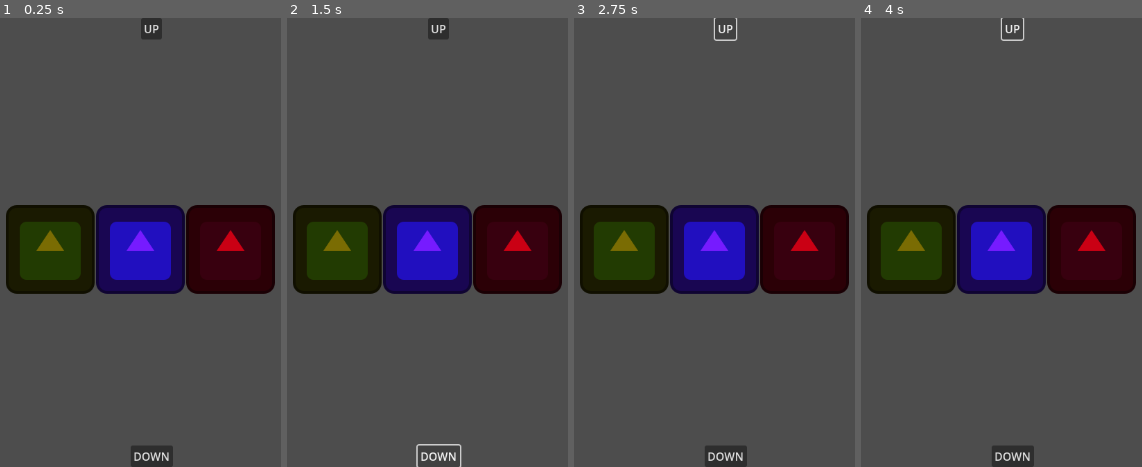
Above: before the commit, frames 1-4 (left to right).
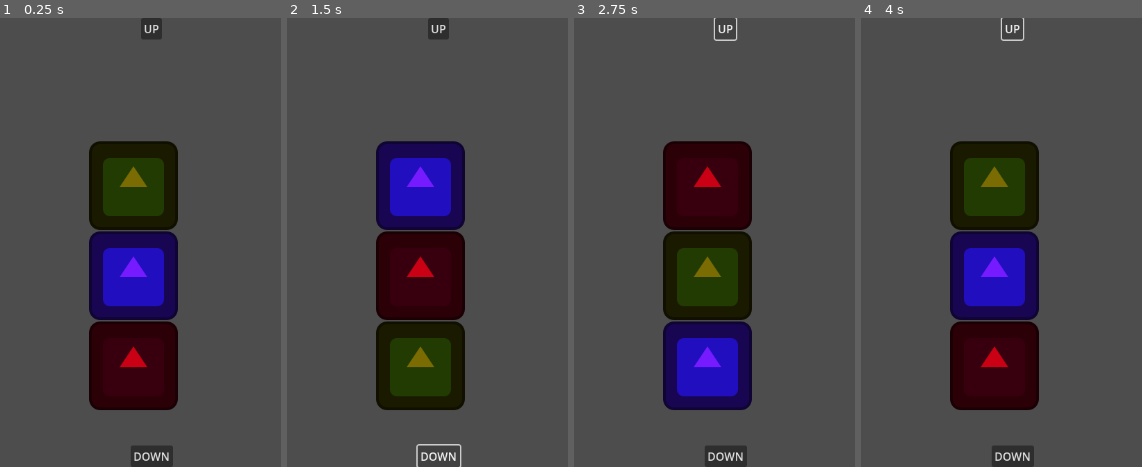
Above: after the commit, the same moments.

Repository: needJobCoder/mazeGame
Game: Godot game, scene res://Scenes/verticalbar.tscn
Same seed, same stepped clock (60 frames per second), same inputs: the game is played once before the commit and once after it. The engine's default icon, where the game draws it, is replaced by a stand-in: a white triangle on a blue panel in a dark square.
Inputs:
- Up to frame 1 (0.25 s): no input
- Up to frame 2 (1.5 s): click "UP" at 0.5 s; click "DOWN" at 1.25 s
- Up to frame 3 (2.75 s): click "UP" at 2 s
- Up to frame 4 (4 s): click "DOWN" at 2.75 s; click "UP" at 3.5 s

The runs differ from the first frame. In frame 1, 30% of the frame differs, in the area x 2-98%, y 27-88%; in frame 2, 31%; in frame 3, 31%; in frame 4, 30%.

Commit message:
Revert "vertical bar done"

Diff:
--- a/Scenes/horizontalbar.tscn
+++ /dev/null
@@ -1,93 +0,0 @@
-[gd_scene load_steps=4 format=3 uid="uid://dmpf3huieviaj"]
-
-[ext_resource type="Script" path="res://Scripts/Verticalbar.gd" id="1_jk8mc"]
-[ext_resource type="Texture2D" uid="uid://dtgs80quoqera" path="res://icon.svg" id="2_mfrem"]
-
-[sub_resource type="RectangleShape2D" id="RectangleShape2D_871im"]
-size = Vector2(125, 124)
-
-[node name="Verticalbar" type="Node2D"]
-position = Vector2(554, 315)
-script = ExtResource("1_jk8mc")
-
-[node name="1" type="Node2D" parent="."]
-position = Vector2(14, -19)
-metadata/_edit_group_ = true
-
-[node name="StaticBody2D" type="StaticBody2D" parent="1"]
-
-[node name="Sprite2D" type="Sprite2D" parent="1/StaticBody2D"]
-modulate = Color(0.478431, 0.423529, 0.0117647, 1)
-position = Vector2(0, -16)
-texture = ExtResource("2_mfrem")
-
-[node name="CollisionShape2D" type="CollisionShape2D" parent="1/StaticBody2D"]
-position = Vector2(0, -16)
-shape = SubResource("RectangleShape2D_871im")
-
-[node name="2" type="Node2D" parent="."]
-position = Vector2(-314, 85)
-metadata/_edit_group_ = true
-
-[node name="StaticBody2D" type="StaticBody2D" parent="2"]
-
-[node name="Sprite2D" type="Sprite2D" parent="2/StaticBody2D"]
-modulate = Color(0.462745, 0.105882, 1, 1)
-position = Vector2(0, -16)
-texture = ExtResource("2_mfrem")
-
-[node name="CollisionShape2D" type="CollisionShape2D" parent="2/StaticBody2D"]
-position = Vector2(0, -16)
-shape = SubResource("RectangleShape2D_871im")
-
-[node name="3" type="Node2D" parent="."]
-position = Vector2(390, 5)
-metadata/_edit_group_ = true
-
-[node name="StaticBody2D" type="StaticBody2D" parent="3"]
-
-[node name="Sprite2D" type="Sprite2D" parent="3/StaticBody2D"]
-modulate = Color(0.792157, 0, 0.0784314, 1)
-position = Vector2(0, -16)
-texture = ExtResource("2_mfrem")
-
-[node name="CollisionShape2D" type="CollisionShape2D" parent="3/StaticBody2D"]
-position = Vector2(0, -16)
-shape = SubResource("RectangleShape2D_871im")
-
-[node name="CanvasLayer" type="CanvasLayer" parent="."]
-
-[node name="Control" type="Control" parent="CanvasLayer"]
-layout_mode = 3
-anchors_preset = 15
-anchor_right = 1.0
-anchor_bottom = 1.0
-grow_horizontal = 2
-grow_vertical = 2
-
-[node name="left" type="Button" parent="CanvasLayer/Control"]
-layout_mode = 1
-anchors_preset = 4
-anchor_top = 0.5
-anchor_bottom = 0.5
-offset_top = -16.0
-offset_right = 56.0
-offset_bottom = 16.0
-grow_vertical = 2
-text = "LEFT"
-
-[node name="right" type="Button" parent="CanvasLayer/Control"]
-layout_mode = 1
-anchors_preset = 6
-anchor_left = 1.0
-anchor_top = 0.5
-anchor_right = 1.0
-anchor_bottom = 0.5
-offset_left = -56.0
-offset_top = -15.5
-offset_bottom = 15.5
-grow_horizontal = 0
-grow_vertical = 2
-text = "RIGHT"
-
-[connection signal="pressed" from="CanvasLayer/Control/left" to="." method="_on_left_pressed"]
--- a/Scripts/Verticalbar.gd
+++ b/Scripts/Verticalbar.gd
@@ -5,25 +5,46 @@
 @onready var partTwo: Node2D = $"2"
 @onready var partThree : Node2D = $"3"
 @onready var verticalBarArray : Array = [partOne, partTwo, partThree]
+@onready var partsPositionArray : Array = [142, 270, 398]
+
+func printAllPositions():
+	for part in verticalBarArray:
+		print(part.global_position)
 
 func _ready():
-	var distanceBetweenParts = 300
+	var distanceBetweenParts = 128
 	for part in verticalBarArray:
-		part.global_position.x = distanceBetweenParts + distance
-		part.global_position.y = 350
+		part.global_position.y = distanceBetweenParts + distance
+		part.global_position.x = 550
 		distanceBetweenParts += distance
 
+
+
 func toggleUp():
+	#(550, 258)
+	#(550, 518)
+	#(550, 258)
 	var top = verticalBarArray[0]
 	verticalBarArray.pop_at(0)
 	verticalBarArray.append(top)
-	var distanceBetweenParts = 300
+	printAllPositions()
+
+
+
+	var distanceBetweenParts = 128
 	var index : int = 0
 	for part in verticalBarArray:
-		part.global_position.x = distanceBetweenParts + distance
-		part.global_position.y = 350
+		part.global_position.y = distanceBetweenParts + distance
+		part.global_position.x = 550
 		distanceBetweenParts += distance
 
-func _on_left_pressed():
+
+
+
+func _on_up_pressed():
 	toggleUp()
 	print(verticalBarArray)
+
+
+func _on_down_pressed():
+	pass
